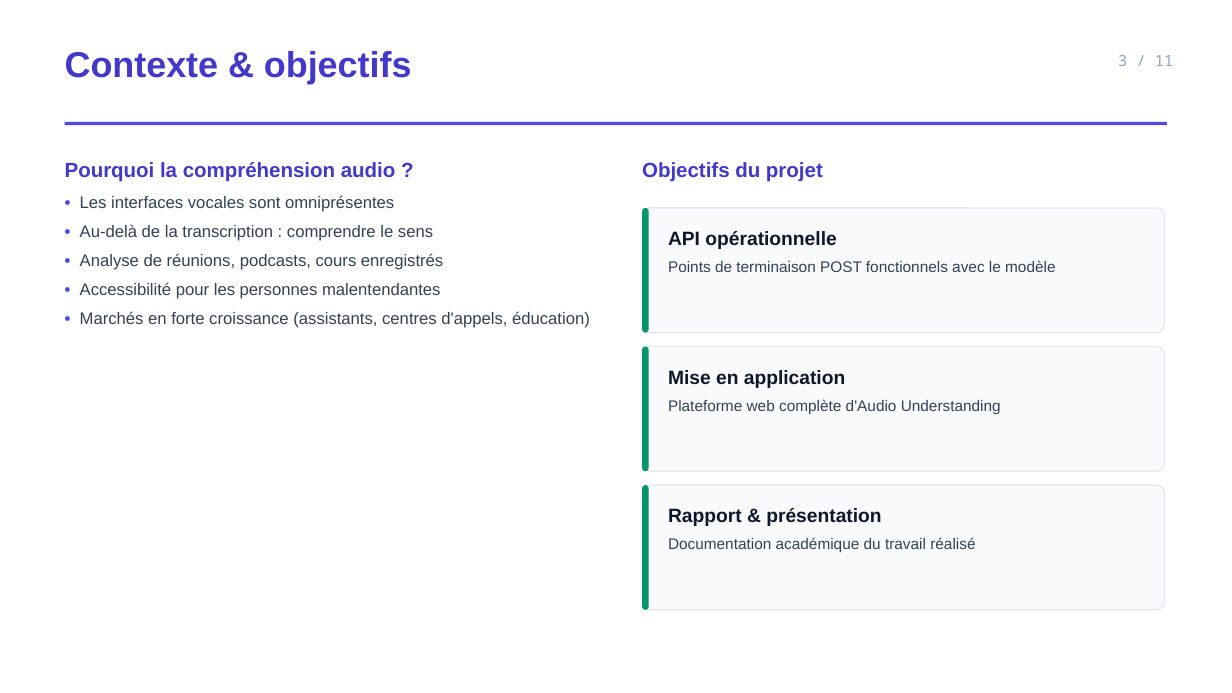
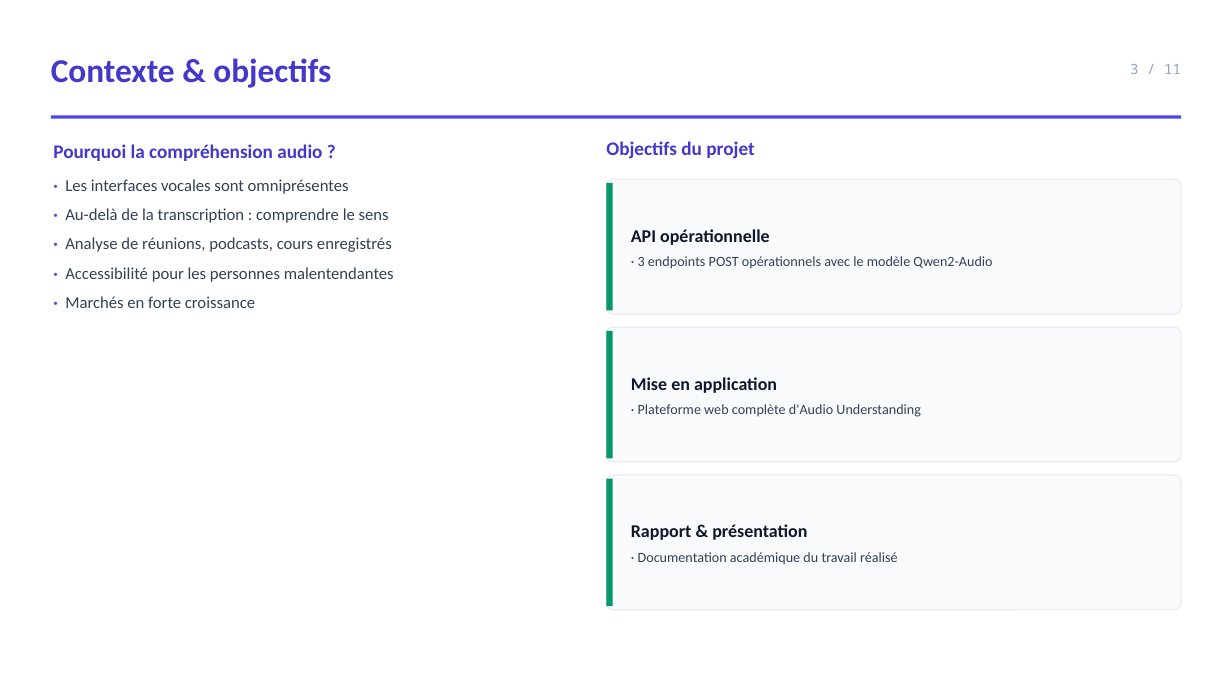
Before and after one commit to mouadelhaddad/Tasnim, a slide deck: slide 3 of presentation/presentation.pptx. Drawn at 1232x693 pixels with LibreOffice and Linux fonts; fonts in the diff are those of the drawing. Boxes give left, top, right and bottom in pixels: in the first picture for what was removed or moved away, otherwise in the second. Text is boxed around its words. In the diff, an @@ line names an element or a change of style, - is before the commit and + after.

```diff
--- a/presentation/presentation.pptx
+++ b/presentation/presentation.pptx
@@ text "Contexte & objectifs": place and size @@
-text "Contexte & objectifs" at box(65, 51, 412, 84)
+text "Contexte & objectifs" at box(51, 58, 331, 88)
@@ text "Contexte & objectifs" at box(51, 58, 331, 88): size 28 to 26 pt, font Arial to Calibri; vertical alignment top to middle @@
@@ text "3 / 11": place and size @@
-text "3 / 11" at box(1118, 55, 1173, 66)
+text "3 / 11" at box(1130, 64, 1181, 74)
@@ text "3 / 11" at box(1130, 64, 1181, 74): size 12 to 11 pt; vertical alignment top to middle @@
@@ rectangle: place and size @@
-rectangle at box(65, 122, 1167, 125)
+rectangle at box(51, 116, 1181, 118)
@@ text "Pourquoi la compréhension audio ?": place and size @@
-text "Pourquoi la compréhension audio ?" at box(65, 162, 590, 328)
+text "Pourquoi la compréhension audio ?" at box(53, 144, 394, 308)
@@ text at box(53, 144, 322, 161): size 16 to 15 pt, font Arial to Calibri in "Pourquoi la compréhension audio ?"; more space between paragraphs @@
@@ text "Objectifs du projet": place and size @@
-text "Objectifs du projet" at box(642, 162, 823, 182)
+text "Objectifs du projet" at box(606, 141, 754, 159)
@@ text "Objectifs du projet" at box(606, 141, 754, 159): size 16 to 15 pt, font Arial to Calibri @@
@@ text at box(65, 179, 394, 308): text changed; font Arial to Calibri @@
-• Les interfaces vocales sont omniprésentes
-• Au-delà de la transcription : comprendre le sens
-• Analyse de réunions, podcasts, cours enregistrés
-• Accessibilité pour les personnes malentendantes
-• Marchés en forte croissance (assistants, centres d'appels, éducation)
+· Les interfaces vocales sont omniprésentes
+· Au-delà de la transcription : comprendre le sens
+· Analyse de réunions, podcasts, cours enregistrés
+· Accessibilité pour les personnes malentendantes
+· Marchés en forte croissance
@@ outline #E2E8F0 1 pt to #E2E8F0 0.75 pt; proportions changed in 3 elements at box(606, 475, 1181, 610), box(606, 327, 1181, 462), box(606, 179, 1181, 314) @@
@@ rounded rectangle: place and size @@
-rounded rectangle at box(642, 208, 1165, 333)
+rounded rectangle at box(606, 179, 1181, 314)
@@ vertical alignment top to middle in 3 elements at box(631, 524, 898, 564), box(631, 377, 921, 417), box(631, 229, 992, 269) @@
@@ text "API opérationnelle": place and size @@
-text "API opérationnelle" at box(668, 231, 1055, 272)
+text "API opérationnelle" at box(631, 229, 992, 269)
@@ rounded rectangle to rectangle in 3 elements at box(606, 479, 613, 606), box(606, 331, 613, 458), box(606, 183, 613, 311) @@
@@ rectangle: place and size @@
-rectangle at box(642, 208, 649, 333)
+rectangle at box(606, 183, 613, 311)
@@ text at box(631, 229, 770, 245): size 15 to 14 pt, font Arial to Calibri in "API opérationnelle"; less space between paragraphs @@
@@ text at box(638, 256, 992, 269): text changed; size 12 to 11 pt; font Arial to Calibri @@
-Points de terminaison POST fonctionnels avec le modèle
+· 3 endpoints POST opérationnels avec le modèle Qwen2-Audio
@@ rounded rectangle: place and size @@
-rounded rectangle at box(642, 347, 1165, 471)
+rounded rectangle at box(606, 327, 1181, 462)
@@ text "Mise en application": place and size @@
-text "Mise en application" at box(668, 370, 1001, 414)
+text "Mise en application" at box(631, 377, 921, 417)
@@ rectangle: place and size @@
-rectangle at box(642, 347, 649, 471)
+rectangle at box(606, 331, 613, 458)
@@ text at box(631, 377, 777, 393): size 15 to 14 pt, font Arial to Calibri in "Mise en application"; less space between paragraphs @@
@@ text at box(638, 404, 921, 417): text changed; size 12 to 11 pt; font Arial to Calibri @@
-Plateforme web complète d'Audio Understanding
+· Plateforme web complète d'Audio Understanding
@@ rounded rectangle: place and size @@
-rounded rectangle at box(642, 485, 1165, 610)
+rounded rectangle at box(606, 475, 1181, 610)
@@ rectangle: place and size @@
-rectangle at box(642, 485, 649, 610)
+rectangle at box(606, 479, 613, 606)
@@ text "Rapport & présentation": place and size @@
-text "Rapport & présentation" at box(668, 508, 975, 552)
+text "Rapport & présentation" at box(631, 524, 898, 564)
@@ text at box(631, 524, 807, 540): size 15 to 14 pt, font Arial to Calibri in "Rapport & présentation"; less space between paragraphs @@
@@ text at box(638, 552, 898, 564): text changed; size 12 to 11 pt; font Arial to Calibri @@
-Documentation académique du travail réalisé
+· Documentation académique du travail réalisé
```
Also in this commit, not shown: 10 other slides changed, 1 other file.
